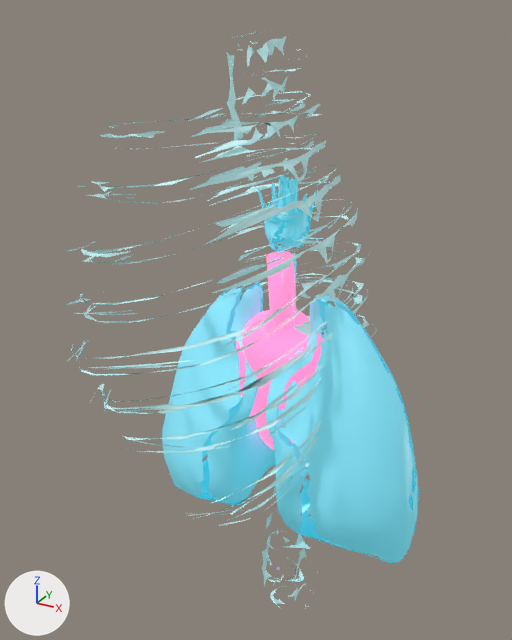
Two versions of the glTF model app/public/assets/models/custom/heart-anatomical-responding-3.glb, one commit apart.
The view is the same before and after, from a 50 mm camera at (0.872, -1.797, 2.005) aimed at (-0.13, 0.025, 1.094). The lights are fixed; the arrows at lower left show +X, +Y and +Z. The older version comes first. Where no turn or scale is listed for an object, it has been applied to the vertices. Vertices at exactly the same position are counted once.

Before the edit, the objects in view are built like this:
```python
me_cylinder_161 = bpy.data.meshes.new('Cylinder.161')
me_cylinder_161.from_pydata(...)  # 20 vertices, 36 faces; spans x -0.048..0.028, y -0.09..0.03, z 1.046..1.354
me_cylinder_161.materials.append(mat_heartglowanat_005)  # pink #ff6caa, glowing pink #f382b3
me_object_0_011 = bpy.data.meshes.new('Object_0.011')
me_object_0_011.from_pydata(...)  # 3386 vertices, 3922 faces; spans x -0.471..0.447, y -0.251..0.246, z 0.379..1.574
me_object_0_011.materials.append(mat_lungcyananat_005)  # cyan #97e2fc, glowing dark cyan #00767c
me_pcube1_skellybone_0_005 = bpy.data.meshes.new('pCube1_skellybone_0.005')
me_pcube1_skellybone_0_005.from_pydata(...)  # 3306 vertices, 2649 faces; spans x -0.5..0.24, y -0.59..0.62, z 0.01..1.95
me_pcube1_skellybone_0_005.materials.append(mat_bonekz_005)  # cyan #cbf3f9
me_sphere_147 = bpy.data.meshes.new('Sphere.147')
me_sphere_147.from_pydata(...)  # 3682 vertices, 7360 faces; spans x -0.168..0.128, y -0.142..0.102, z 0.662..1.168
me_sphere_147.materials.append(mat_heartglowanat_005)  # pink #ff6caa, glowing pink #f382b3
ob_aortaanat = bpy.data.objects.new('AortaAnat', me_cylinder_161)
ob_aortaanat.location = (0.0, 0.0, 0.0)
ob_heart = bpy.data.objects.new('Heart', me_sphere_147)
ob_heart.location = (0.0, 0.0, 0.0)
ob_lungs = bpy.data.objects.new('Lungs', me_object_0_011)
ob_lungs.location = (0.0, 0.0, 0.0)
ob_ribcage = bpy.data.objects.new('Ribcage', me_pcube1_skellybone_0_005)
ob_ribcage.location = (0.0, 0.0, 0.0)
```
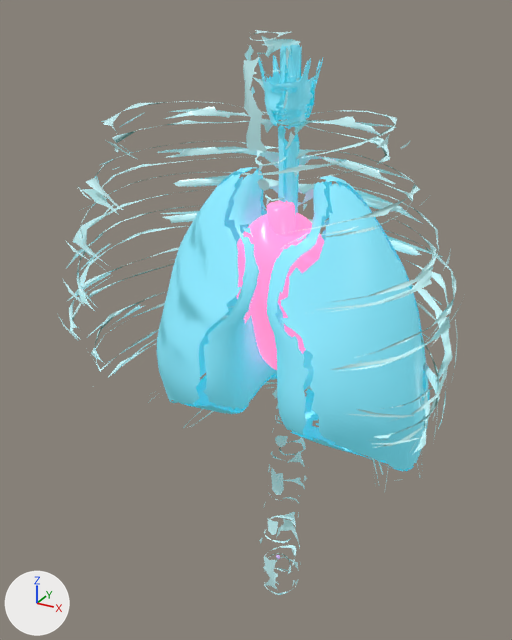
Edits to the bpy script that builds the scene:
```text
Change me_pcube1_skellybone_0_005:
    used by ob_ribcage; location = (0.0, 0.0, 0.0)
    remove me_pcube1_skellybone_0_005.from_pydata(...)  # 3306 vertices, 2649 faces; spans x -0.5..0.24, y -0.59..0.62, z 0.01..1.95
    add me_pcube1_skellybone_0_005.from_pydata(...)  # 3306 vertices, 2649 faces; spans x -0.53..0.68, y -0.47..0.27, z -0.97..0.97
    me_pcube1_skellybone_0_005 part 1: the whole mesh is turned 90 degrees about the z axis through its middle, then moved by (0.2, -0.11, -0.98)
Change me_object_0_011:
    used by ob_lungs; location = (0.0, 0.0, 0.0)
    remove me_object_0_011.from_pydata(...)  # 3386 vertices, 3922 faces; spans x -0.471..0.447, y -0.251..0.246, z 0.379..1.574
    add me_object_0_011.from_pydata(...)  # 3386 vertices, 3922 faces; spans x -0.459..0.459, y -0.248..0.248, z -0.248..0.948
    me_object_0_011 part 2: the whole mesh is moved by (0.012, 0.003, -0.627)
Change me_sphere_147:
    used by ob_heart; location = (0.0, 0.0, 0.0)
    remove me_sphere_147.from_pydata(...)  # 3682 vertices, 7360 faces; spans x -0.168..0.128, y -0.142..0.102, z 0.662..1.168
    add me_sphere_147.from_pydata(...)  # 3682 vertices, 7360 faces; spans x -0.148..0.148, y -0.122..0.122, z 0.047..0.553
    me_sphere_147 part 3: the whole mesh is moved by (0.02, 0.02, -0.615)
Change ob_ribcage:
    ob_ribcage.location: (0.0, 0.0, 0.0) -> (-0.127, 0.012, 0.983)
Change ob_lungs:
    ob_lungs.location: (0.0, 0.0, 0.0) -> (-0.012, -0.003, 0.977)
Change ob_heart:
    ob_heart.location: (0.0, 0.0, 0.0) -> (-0.02, -0.02, 0.915)
```

Changed parts and their boxes [x1, y1, x2, y2] in the pictures (512 x 640 px):
'Lungs', moved
    before: [162, 174, 419, 563]
    after: [156, 44, 430, 471]
'Ribcage', moved, turned
    before: [66, 30, 377, 610]
    after: [56, 30, 459, 595]
'Heart', moved
    before: [235, 309, 324, 451]
    after: [236, 213, 324, 370]
